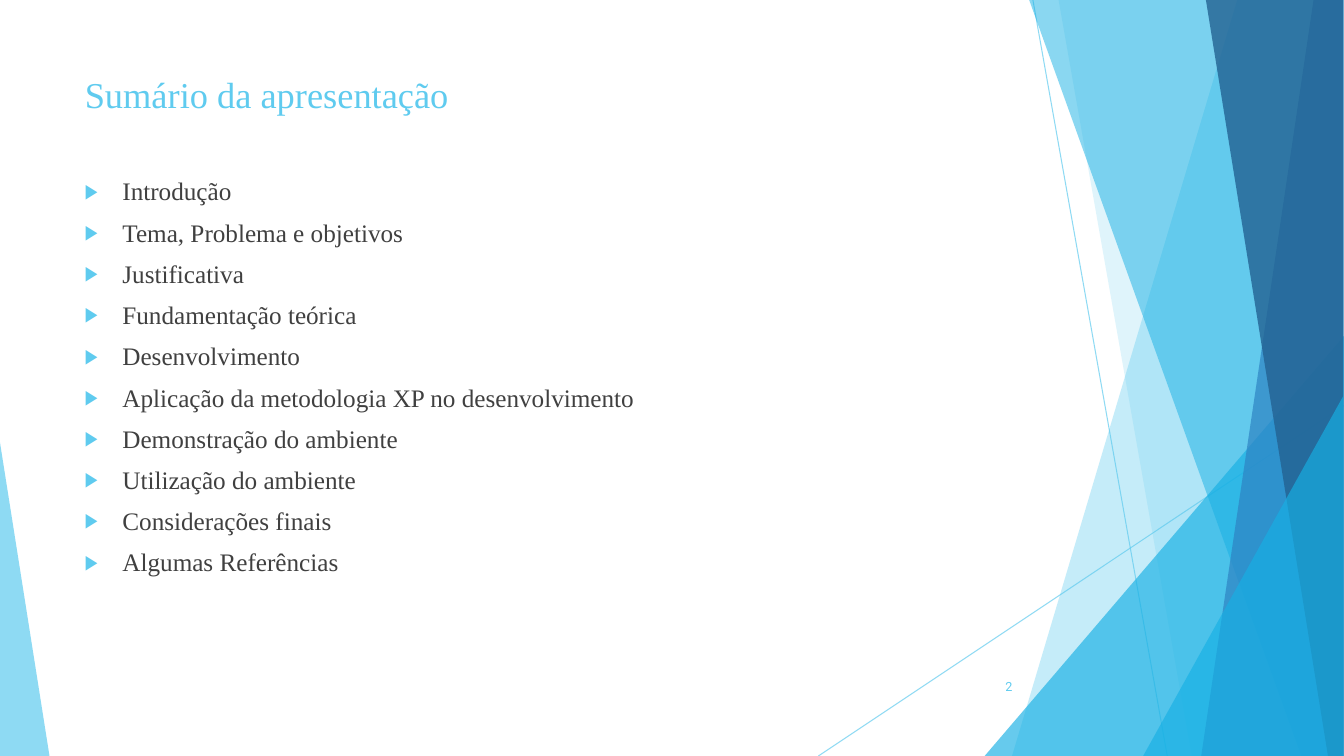
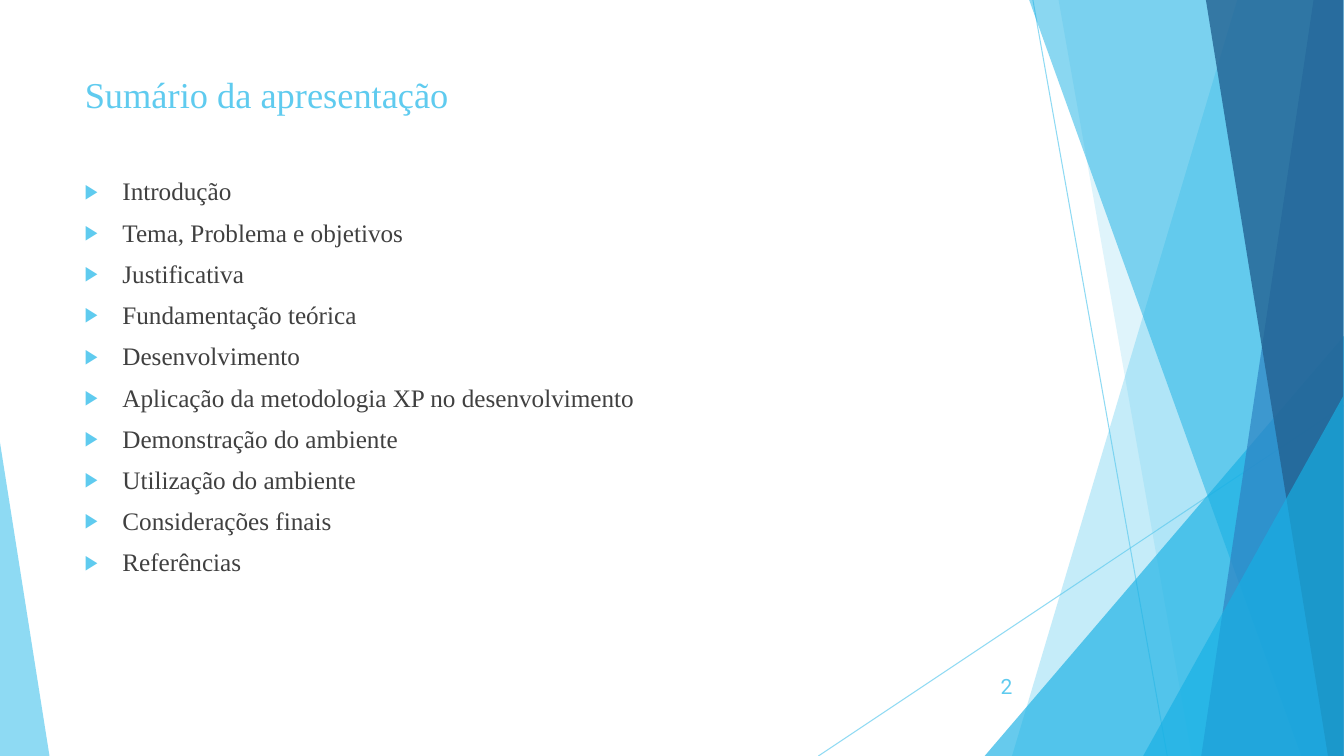
Before and after one commit to ryanlucaslemos/arquivostcc, a slide deck: slide 2 of TCC 2/Slide de TCC 2.ppt. Drawn at 1344x756 pixels with LibreOffice and Linux fonts; fonts in the diff are those of the drawing. Boxes give left, top, right and bottom in pixels: in the first picture for what was removed or moved away, otherwise in the second. Text is boxed around its words. In the diff, an @@ line names an element or a change of style, - is before the commit and + after.

```diff
--- a/TCC 2/Slide de TCC 2.ppt
+++ b/TCC 2/Slide de TCC 2.ppt
@@ text at (122,553,241,572): text changed @@
-▶ Algumas Referências
+▶ Referências
@@ page number at (1001,679,1013,694): size 9 to 15 pt @@
```
Also in this commit, not shown: 2 other slides changed, 1 slide removed.
